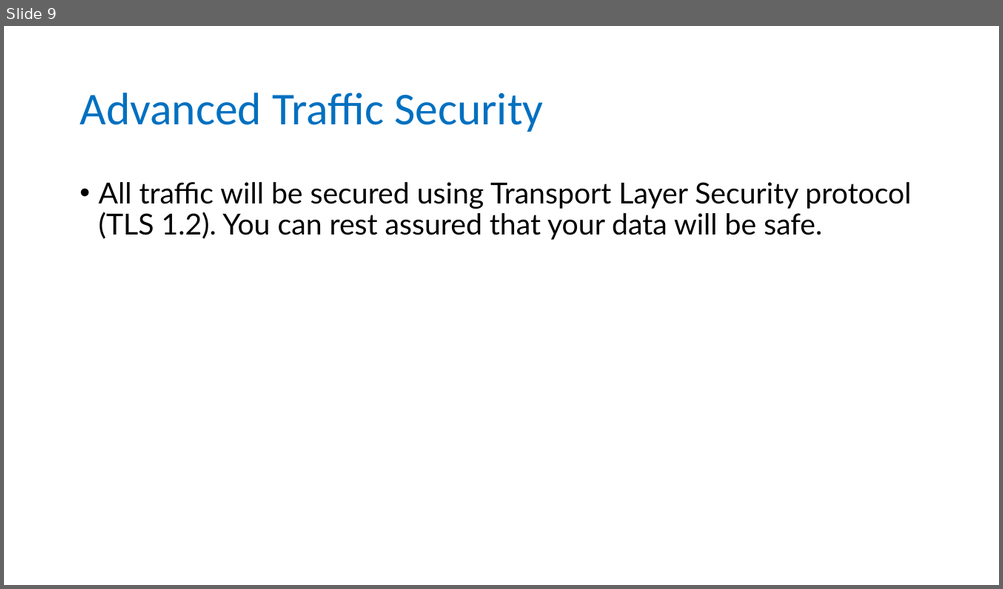
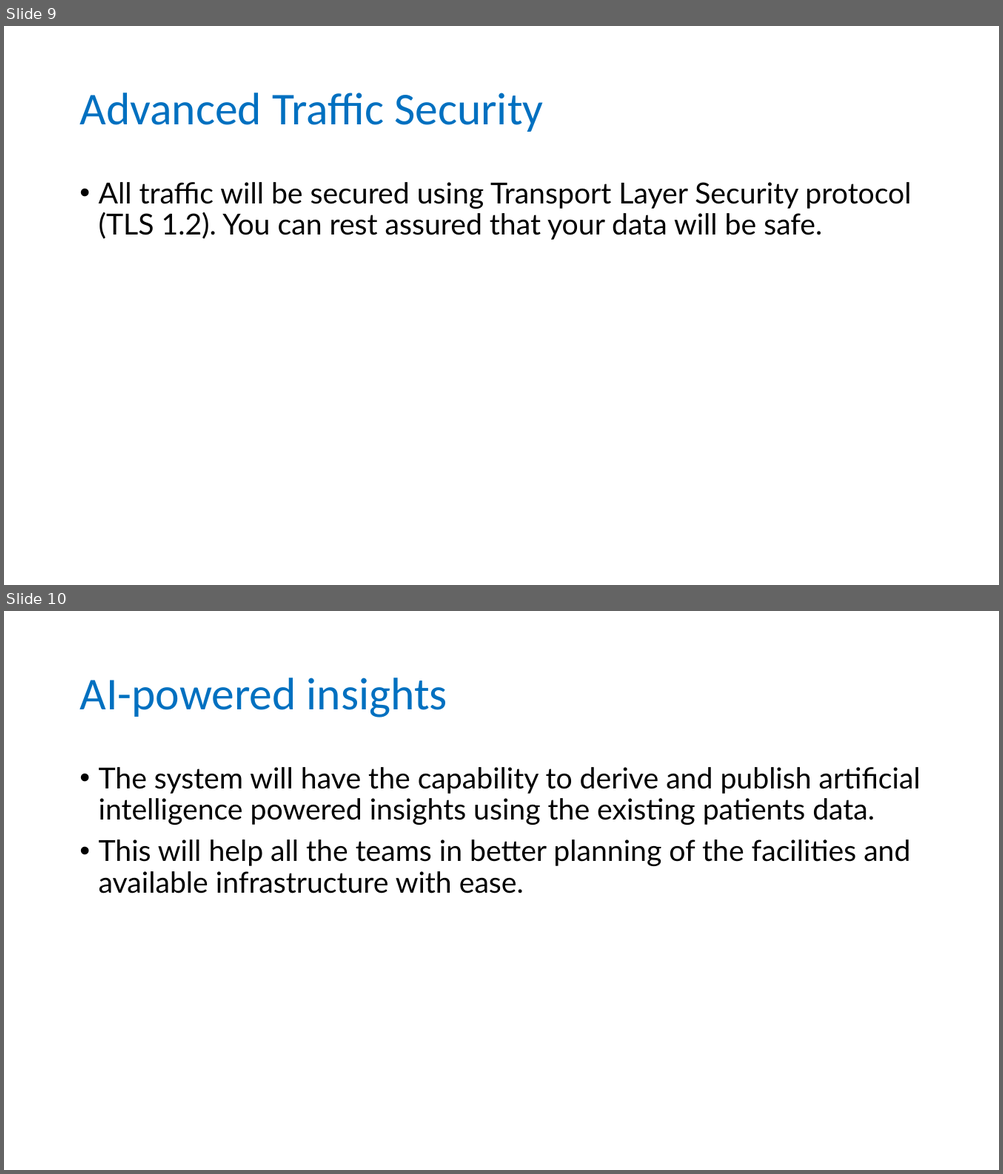
Before and after one commit to calnexus/backups, a slide deck: Calnexus Solutions.pptx. Shown one above the other, each under a label of ours: slide 9 before the commit, slides 9 and 10 after it. The pictures are 1003x589 and 1003x1174 pixels, drawn with LibreOffice and Linux fonts; fonts in the diff are those of the drawing; background and template pictures are left out. Boxes give left, top, right and bottom in pixels: in the first picture for what was removed or moved away, otherwise in the second. Text is boxed around its words. In the diff, an @@ line names an element or a change of style, - is before the commit and + after.

```diff
--- a/Calnexus Solutions.pptx
+++ b/Calnexus Solutions.pptx
@@ slide 10 added at (4,611,999,1170), background picture (left out) @@
@@ title added at (79,678,447,718), 44 pt, text #0070C0 @@
+AI-powered insights
@@ text added at (99,767,920,894), 28 pt, text #000000 @@
+• The system will have the capability to derive and publish artificial intelligence powered insights using the existing patients data.
+• This will help all the teams in better planning of the facilities and available infrastructure with ease.
```
Also in this commit, not shown: 6 slides changed, 2 other slides added, 2 other files.
